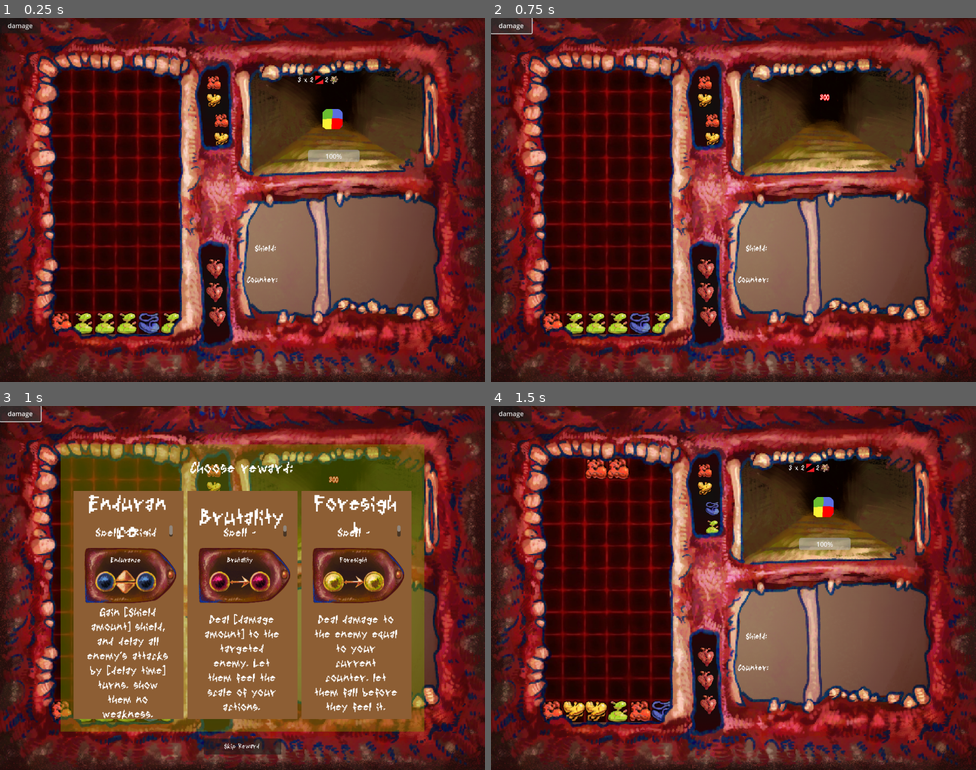
Above: before the commit, frames 1-4 (two rows, left to right).
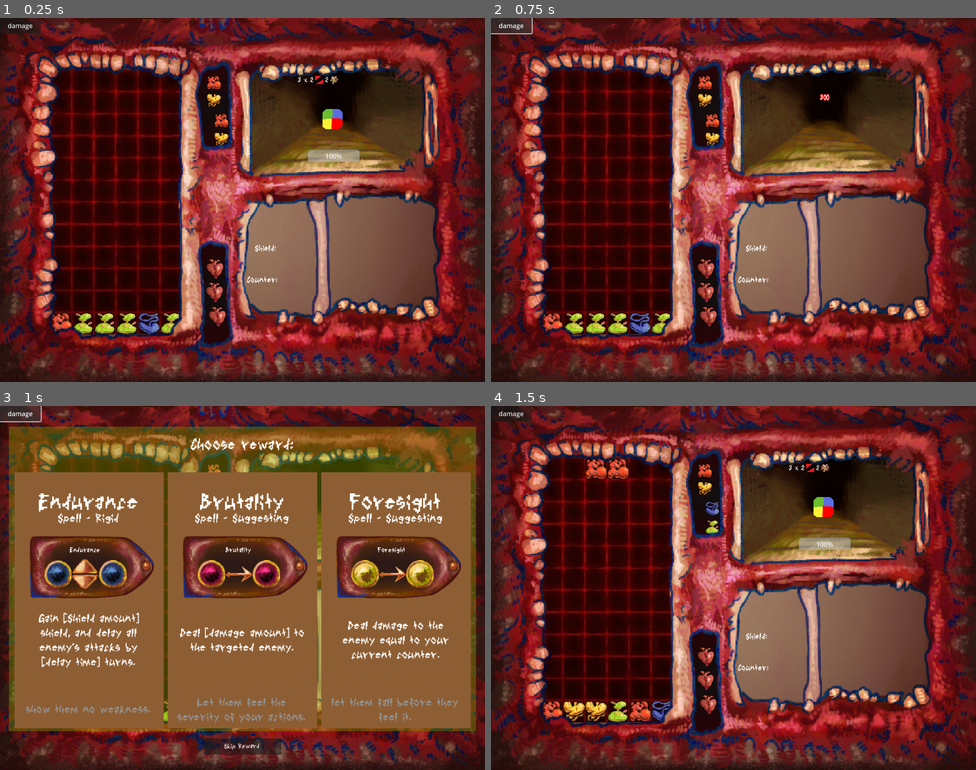
Above: after the commit, the same moments.

Repository: MarGamaDev/PuyoPuyoLike
Game: Godot game, scene res://Scenes/combat.tscn
The game is run twice, just before and just after one commit, with the same random seed, the same clock (stepped at 60 frames per second) and the same inputs. The engine's default icon, where the game draws it, is replaced by a stand-in: a white triangle on a blue panel in a dark square.
Inputs:
- Up to frame 1 (0.25 s): no input
- Up to frame 2 (0.75 s): click "damage" at 0.5 s
- Up to frame 3 (1 s): no input
- Up to frame 4 (1.5 s): click "Skip Reward" at 1.25 s

Frames 1-2 are identical in both runs. In frame 3, 48% of the frame differs, in the area x 1-99%, y 5-90%; in frame 4, nothing differs.

Commit message:
changed some label things

Diff:
--- a/Resources/SpellData/Ambition.tres
+++ b/Resources/SpellData/Ambition.tres
@@ -1,11 +1,12 @@
 [gd_resource type="Resource" script_class="SpellData" load_steps=2 format=3 uid="uid://54m8cous0l5"]
 
-[ext_resource type="Script" uid="uid://dnec0n0x4urar" path="res://scripts/Data/spell_data.gd" id="1_sipac"]
+[ext_resource type="Script" uid="uid://dnec0n0x4urar" path="res://Scripts/Data/spell_data.gd" id="1_sipac"]
 
 [resource]
 script = ExtResource("1_sipac")
 spell_name = "Ambition"
-spell_description = "Once the current chain ends after casting this spell, trigger the effect of each humour type equal to [RAINBOW MULT VALUE] multiplied by  the chain length. Show them what you are capable of."
+spell_description = "Once the current chain ends after casting this spell, trigger the effect of each humour type equal to [RAINBOW MULT VALUE] multiplied by  the chain length."
+flavor_text = "Show them what you are capable of."
 recipe_type = 1
 recipe_contents = Array[int]([2, 3])
 spell_path = "res://Scenes/spells/ambition_spell.tscn"
--- a/Resources/SpellData/adamance.tres
+++ b/Resources/SpellData/adamance.tres
@@ -1,11 +1,12 @@
 [gd_resource type="Resource" script_class="SpellData" load_steps=2 format=3 uid="uid://b856s53iaaj10"]
 
-[ext_resource type="Script" uid="uid://dnec0n0x4urar" path="res://scripts/Data/spell_data.gd" id="1_ev1xr"]
+[ext_resource type="Script" uid="uid://dnec0n0x4urar" path="res://Scripts/Data/spell_data.gd" id="1_ev1xr"]
 
 [resource]
 script = ExtResource("1_ev1xr")
 spell_name = "Adamance"
-spell_description = "Trigger all humours touching the walls as if they had been crushed during the final chain. Show them they cannot change."
+spell_description = "Trigger all humours touching the walls as if they had been crushed during the final chain."
+flavor_text = "Show them that you will not falter."
 recipe_type = 1
 recipe_contents = Array[int]([3, 5, 3])
 spell_path = "res://Scenes/spells/adamance_spell.tscn"
--- a/Resources/SpellData/brutality.tres
+++ b/Resources/SpellData/brutality.tres
@@ -1,11 +1,12 @@
 [gd_resource type="Resource" script_class="SpellData" load_steps=2 format=3 uid="uid://y8sgi72q7ip8"]
 
-[ext_resource type="Script" uid="uid://dnec0n0x4urar" path="res://scripts/Data/spell_data.gd" id="1_y4qyo"]
+[ext_resource type="Script" uid="uid://dnec0n0x4urar" path="res://Scripts/Data/spell_data.gd" id="1_y4qyo"]
 
 [resource]
 script = ExtResource("1_y4qyo")
 spell_name = "Brutality"
-spell_description = "Deal [damage amount] to the targeted enemy. Let them feel the scale of your actions."
+spell_description = "Deal [damage amount] to the targeted enemy."
+flavor_text = "Let them feel the severity of your actions."
 recipe_type = 1
 recipe_contents = Array[int]([4, 4])
 spell_path = "res://Scenes/spells/brutality_spell.tscn"
--- a/Resources/SpellData/caution.tres
+++ b/Resources/SpellData/caution.tres
@@ -1,11 +1,12 @@
 [gd_resource type="Resource" script_class="SpellData" load_steps=2 format=3 uid="uid://bg1e6nm4v2p76"]
 
-[ext_resource type="Script" uid="uid://dnec0n0x4urar" path="res://scripts/Data/spell_data.gd" id="1_64fgx"]
+[ext_resource type="Script" uid="uid://dnec0n0x4urar" path="res://Scripts/Data/spell_data.gd" id="1_64fgx"]
 
 [resource]
 script = ExtResource("1_64fgx")
 spell_name = "Caution"
-spell_description = "Gain [Shield amount] more shield. Let them fail to find an opening."
+spell_description = "Gain [Shield amount] more shield."
+flavor_text = "Show them no openings."
 recipe_type = 1
 recipe_contents = Array[int]([2, 2])
 spell_path = "res://Scenes/spells/caution_spell.tscn"
--- a/Resources/SpellData/cunning.tres
+++ b/Resources/SpellData/cunning.tres
@@ -1,11 +1,12 @@
 [gd_resource type="Resource" script_class="SpellData" load_steps=2 format=3 uid="uid://b61nt1wr7u671"]
 
-[ext_resource type="Script" uid="uid://dnec0n0x4urar" path="res://scripts/Data/spell_data.gd" id="1_p0k2j"]
+[ext_resource type="Script" uid="uid://dnec0n0x4urar" path="res://Scripts/Data/spell_data.gd" id="1_p0k2j"]
 
 [resource]
 script = ExtResource("1_p0k2j")
 spell_name = "Cunning"
-spell_description = "The next time you would deal counterattack damage, deal double the damage you would deal. Let them fall into your traps."
+spell_description = "The next time you would deal counterattack damage, deal double the damage you would deal."
+flavor_text = "Let them fall into your traps."
 recipe_type = 1
 recipe_contents = Array[int]([5, 4, 5])
 spell_path = "res://Scenes/spells/cunning_spell.tscn"
--- a/Resources/SpellData/endurance.tres
+++ b/Resources/SpellData/endurance.tres
@@ -1,11 +1,12 @@
 [gd_resource type="Resource" script_class="SpellData" load_steps=2 format=3 uid="uid://chpfc1l7gjsqn"]
 
-[ext_resource type="Script" uid="uid://dnec0n0x4urar" path="res://scripts/Data/spell_data.gd" id="1_dgpfg"]
+[ext_resource type="Script" uid="uid://dnec0n0x4urar" path="res://Scripts/Data/spell_data.gd" id="1_dgpfg"]
 
 [resource]
 script = ExtResource("1_dgpfg")
 spell_name = "Endurance"
-spell_description = "Gain [Shield amount] shield, and delay all enemy's attacks by [delay time] turns. show them no weakness."
+spell_description = "Gain [Shield amount] shield, and delay all enemy's attacks by [delay time] turns."
+flavor_text = "show them no weakness."
 recipe_type = 2
 recipe_contents = Array[int]([2, 2])
 spell_path = "res://Scenes/spells/endurance_spell.tscn"
--- a/Resources/SpellData/foresight.tres
+++ b/Resources/SpellData/foresight.tres
@@ -1,11 +1,12 @@
 [gd_resource type="Resource" script_class="SpellData" load_steps=2 format=3 uid="uid://0sxxfgqq136b"]
 
-[ext_resource type="Script" uid="uid://dnec0n0x4urar" path="res://scripts/Data/spell_data.gd" id="1_er2ii"]
+[ext_resource type="Script" uid="uid://dnec0n0x4urar" path="res://Scripts/Data/spell_data.gd" id="1_er2ii"]
 
 [resource]
 script = ExtResource("1_er2ii")
 spell_name = "Foresight"
-spell_description = "Deal damage to the enemy equal to your current counter. let them fall before they feel it."
+spell_description = "Deal damage to the enemy equal to your current counter."
+flavor_text = "let them fall before they feel it."
 recipe_type = 1
 recipe_contents = Array[int]([5, 5])
 spell_path = "res://Scenes/spells/foresight_spell.tscn"
--- a/Resources/SpellData/hatred.tres
+++ b/Resources/SpellData/hatred.tres
@@ -1,11 +1,12 @@
 [gd_resource type="Resource" script_class="SpellData" load_steps=2 format=3 uid="uid://ndpoihfsl1kh"]
 
-[ext_resource type="Script" uid="uid://dnec0n0x4urar" path="res://scripts/Data/spell_data.gd" id="1_ojtyq"]
+[ext_resource type="Script" uid="uid://dnec0n0x4urar" path="res://Scripts/Data/spell_data.gd" id="1_ojtyq"]
 
 [resource]
 script = ExtResource("1_ojtyq")
 spell_name = "Hatred"
-spell_description = "After casting this spell,  for the rest of the chain, all crushed humours also have phlegm's effect on top of their own. Let them be dust. "
+spell_description = "After casting this spell,  for the rest of the chain, all crushed humours also have phlegm's effect on top of their own."
+flavor_text = "Let them be dust. "
 recipe_type = 1
 recipe_contents = Array[int]([3, 4, 3])
 spell_path = "res://Scenes/spells/hatred_spell.tscn"
--- a/Resources/SpellData/recklessness.tres
+++ b/Resources/SpellData/recklessness.tres
@@ -1,11 +1,12 @@
 [gd_resource type="Resource" script_class="SpellData" load_steps=2 format=3 uid="uid://dys7v8r3l87iu"]
 
-[ext_resource type="Script" uid="uid://dnec0n0x4urar" path="res://scripts/Data/spell_data.gd" id="1_kpmoi"]
+[ext_resource type="Script" uid="uid://dnec0n0x4urar" path="res://Scripts/Data/spell_data.gd" id="1_kpmoi"]
 
 [resource]
 script = ExtResource("1_kpmoi")
 spell_name = "Recklessness"
-spell_description = "Deal [Damage amount] to each enemy. Show them unbound violence."
+spell_description = "Deal [Damage amount] to each enemy."
+flavor_text = "Let them meet their makers."
 recipe_type = 1
 recipe_contents = Array[int]([3, 3])
 spell_path = "res://Scenes/spells/recklessness_spell.tscn"
--- a/Resources/SpellData/resentment.tres
+++ b/Resources/SpellData/resentment.tres
@@ -1,11 +1,12 @@
 [gd_resource type="Resource" script_class="SpellData" load_steps=2 format=3 uid="uid://dx303qqfbt5yf"]
 
-[ext_resource type="Script" uid="uid://dnec0n0x4urar" path="res://scripts/Data/spell_data.gd" id="1_xg5bu"]
+[ext_resource type="Script" uid="uid://dnec0n0x4urar" path="res://Scripts/Data/spell_data.gd" id="1_xg5bu"]
 
 [resource]
 script = ExtResource("1_xg5bu")
 spell_name = "Resentment"
-spell_description = "Deal [Damage] damage to all enemies. make them burn."
+spell_description = "Deal [Damage] damage to all enemies. "
+flavor_text = "Let them burn."
 recipe_type = 1
 recipe_contents = Array[int]([4, 3, 4])
 spell_path = "res://Scenes/spells/resentment_spell.tscn"
--- a/Resources/SpellData/vindication.tres
+++ b/Resources/SpellData/vindication.tres
@@ -1,11 +1,12 @@
 [gd_resource type="Resource" script_class="SpellData" load_steps=2 format=3 uid="uid://cirwldmyumrkl"]
 
-[ext_resource type="Script" uid="uid://dnec0n0x4urar" path="res://scripts/Data/spell_data.gd" id="1_kf77e"]
+[ext_resource type="Script" uid="uid://dnec0n0x4urar" path="res://Scripts/Data/spell_data.gd" id="1_kf77e"]
 
 [resource]
 script = ExtResource("1_kf77e")
 spell_name = "Vindication"
-spell_description = "deal damage equal to the amount of shield and chained gained by the end of the chain. Let them feel your pain."
+spell_description = "deal damage equal to the amount of shield and chained gained by the end of the chain."
+flavor_text = "Let them feel your pain."
 recipe_type = 0
 recipe_contents = Array[int]([2, 5, 2])
 spell_path = "res://Scenes/spells/vindication_spell.tscn"
--- a/Resources/SpellData/violence.tres
+++ b/Resources/SpellData/violence.tres
@@ -1,11 +1,12 @@
 [gd_resource type="Resource" script_class="SpellData" load_steps=2 format=3 uid="uid://b8ahfsm0ro7k"]
 
-[ext_resource type="Script" uid="uid://dnec0n0x4urar" path="res://scripts/Data/spell_data.gd" id="1_uf5ug"]
+[ext_resource type="Script" uid="uid://dnec0n0x4urar" path="res://Scripts/Data/spell_data.gd" id="1_uf5ug"]
 
 [resource]
 script = ExtResource("1_uf5ug")
 spell_name = "Violence"
-spell_description = "Deal [DAMAGE AMOUNT] times the number of enemies damage to all enemies. show them their insignificance"
+spell_description = "Deal [DAMAGE AMOUNT] times the number of enemies damage to all enemies."
+flavor_text = "Show them their insignificance"
 recipe_type = 2
 recipe_contents = Array[int]([3, 3])
 spell_path = "res://Scenes/spells/violence_spell.tscn"
--- a/Scenes/RewardScreen/reward_choice.tscn
+++ b/Scenes/RewardScreen/reward_choice.tscn
@@ -250,6 +250,7 @@
 grow_vertical = 2
 theme_override_font_sizes/normal_font_size = 36
 text = "Spell or Item"
+scroll_active = false
 horizontal_alignment = 1
 vertical_alignment = 1
 
@@ -260,7 +261,6 @@
 anchor_top = 0.25
 anchor_right = 0.901
 anchor_bottom = 0.5
-offset_right = 0.199951
 
 [node name="ItemImage" type="TextureRect" parent="."]
 visible = false
@@ -282,15 +282,33 @@
 [node name="RewardDescriptionLabel" type="RichTextLabel" parent="."]
 layout_mode = 1
 anchors_preset = -1
-anchor_left = 0.1
-anchor_top = 0.55
-anchor_right = 0.9
-anchor_bottom = 0.957
+anchor_left = 0.059
+anchor_top = 0.444
+anchor_right = 0.941
+anchor_bottom = 0.867
 grow_horizontal = 2
 grow_vertical = 2
 theme_override_font_sizes/normal_font_size = 35
 text = "Reward Description"
+scroll_active = false
+horizontal_alignment = 1
+vertical_alignment = 1
+
+[node name="FlavorTextLabel" type="RichTextLabel" parent="."]
+layout_mode = 1
+anchors_preset = -1
+anchor_left = 0.046
+anchor_top = 0.877
+anchor_right = 0.95
+anchor_bottom = 0.974
+grow_horizontal = 2
+grow_vertical = 2
+theme_override_colors/default_color = Color(0.577008, 0.577008, 0.577008, 1)
+theme_override_font_sizes/normal_font_size = 35
+text = "RewardFlavorText
+"
 fit_content = true
+scroll_active = false
 horizontal_alignment = 1
 vertical_alignment = 1
 
--- a/Scenes/RewardScreen/reward_screen.tscn
+++ b/Scenes/RewardScreen/reward_screen.tscn
@@ -8,13 +8,10 @@
 
 [node name="Background" type="ColorRect" parent="."]
 anchors_preset = -1
-anchor_left = 0.125
-anchor_top = 0.106
-anchor_right = 0.875
+anchor_left = 0.018
+anchor_top = 0.057
+anchor_right = 0.981
 anchor_bottom = 0.894
-offset_top = -0.400009
-offset_right = -0.00012207
-offset_bottom = 0.399963
 grow_horizontal = 2
 grow_vertical = 2
 color = Color(0.490196, 0.639216, 0, 0.376471)
@@ -23,13 +20,10 @@
 layout_mode = 1
 anchors_preset = -1
 anchor_left = 0.332
-anchor_top = 0.044
+anchor_top = 0.02
 anchor_right = 0.668
-anchor_bottom = 0.121
-offset_left = 0.199982
-offset_top = -0.240002
-offset_right = -0.200012
-offset_bottom = 0.0899963
+anchor_bottom = 0.098
+offset_right = -0.200073
 grow_horizontal = 2
 theme = ExtResource("2_ibqxd")
 theme_override_font_sizes/normal_font_size = 46
@@ -40,14 +34,10 @@
 
 [node name="RewardsContainer" type="HBoxContainer" parent="."]
 anchors_preset = -1
-anchor_left = 0.126
-anchor_top = 0.108
-anchor_right = 0.872
-anchor_bottom = 0.891
-offset_left = 30.8
-offset_top = 112.8
-offset_right = -28.4
-offset_bottom = -26.9
+anchor_left = 0.03
+anchor_top = 0.182
+anchor_right = 0.971
+anchor_bottom = 0.886
 grow_horizontal = 2
 grow_vertical = 2
 theme_override_constants/separation = 10
--- a/Scripts/Data/spell_data.gd
+++ b/Scripts/Data/spell_data.gd
@@ -11,6 +11,7 @@
 
 @export var spell_name : String
 @export var spell_description: String
+@export var flavor_text : String
 @export var recipe_type : RECIPE_TYPE
 @export var recipe_contents : Array[Puyo.PUYO_TYPE] #ordered correctly
 @export var spell_path : String = ""
--- a/Scripts/reward_choice.gd
+++ b/Scripts/reward_choice.gd
@@ -22,6 +22,7 @@
 	$SpellContainer.create_spell_container(spell, true)
 	$SpellContainer.show()
 	$RewardDescriptionLabel.text = spell.spell_description
+	$FlavorTextLabel.text = spell.flavor_text
 
 
 func create_item_reward():
